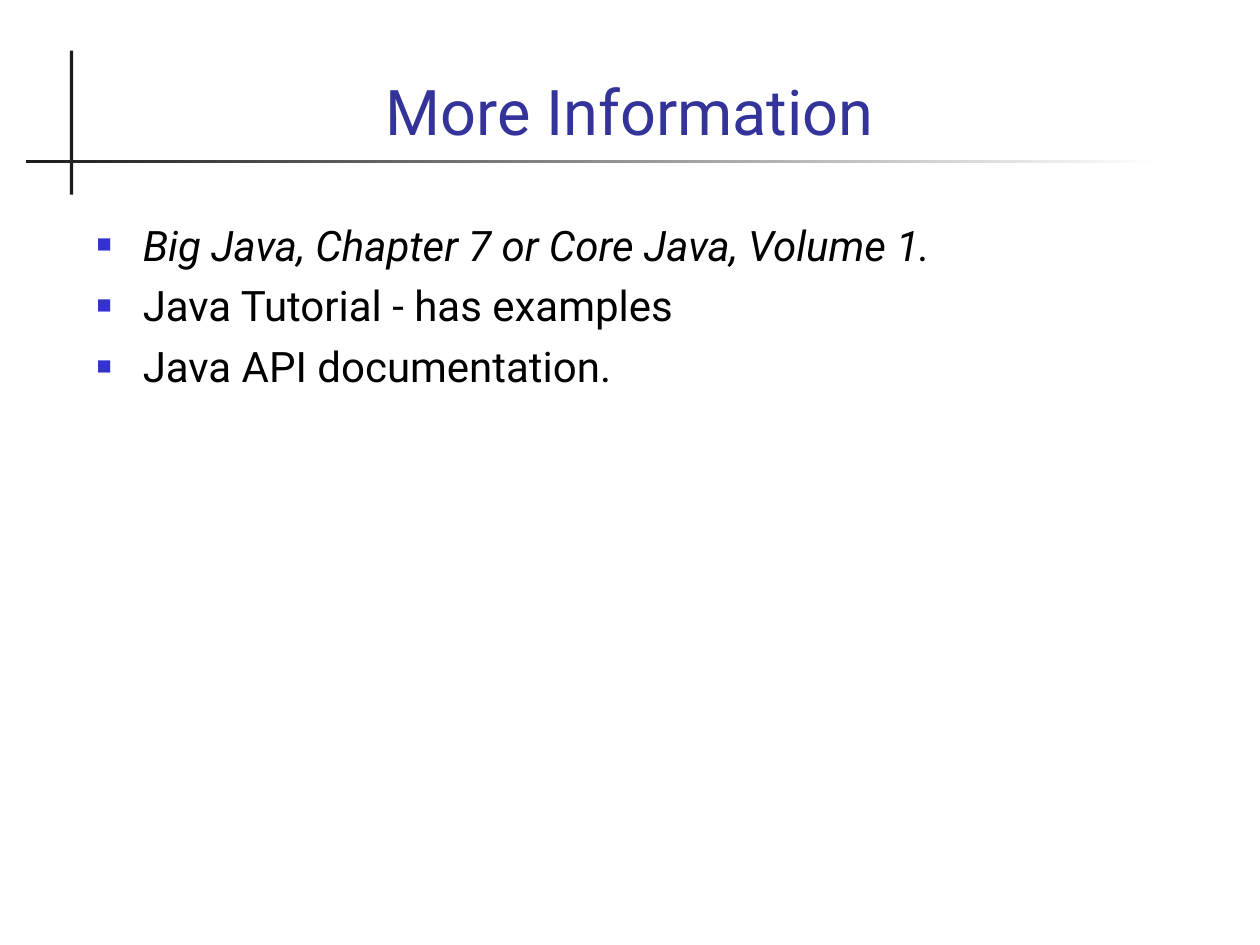
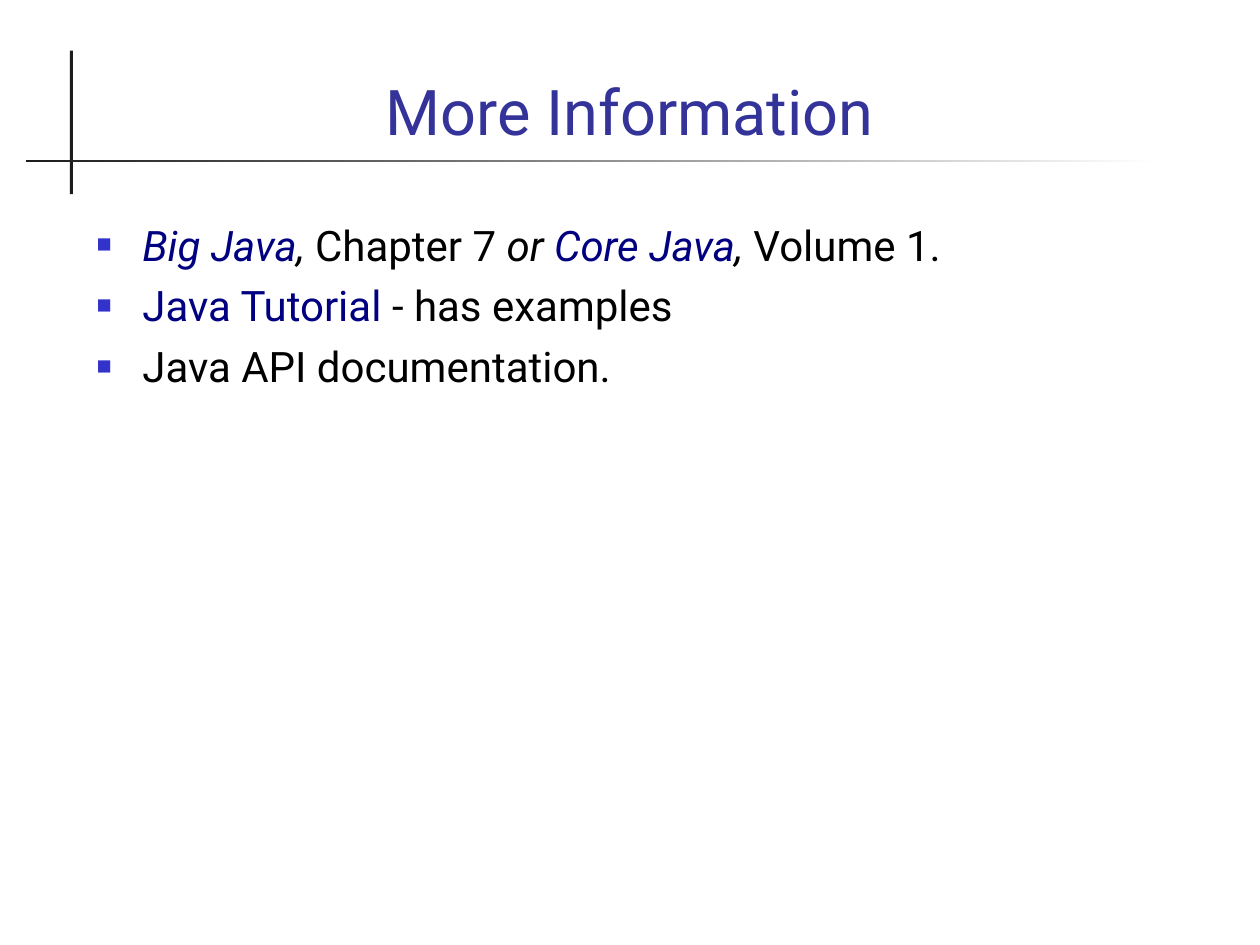
Before and after one commit to cpske/programming1, a slide deck: slide 17 of java-basics/20-ArrayList.ppt (slide 16 before the commit). Drawn at 1260x945 pixels with LibreOffice and Linux fonts; fonts in the diff are those of the drawing. Boxes give left, top, right and bottom in pixels: in the first picture for what was removed or moved away, otherwise in the second. Text is boxed around its words. In the diff, an @@ line names an element or a change of style, - is before the commit and + after.

Commit message:
add example in ArrayList slides

```diff
--- a/java-basics/20-ArrayList.ppt
+++ b/java-basics/20-ArrayList.ppt
@@ text "Big Java, Chapter 7 or ..." at (142, 229, 941, 383): text colour #000000 to #000080 in "Big Java, Core Java,", "Java Tutorial"; italic off in "Chapter 7 Volume 1."; indent changed @@
```
Also in this commit, not shown: 11 other slides changed, 2 slides added, 1 slide removed, 1 other file.
